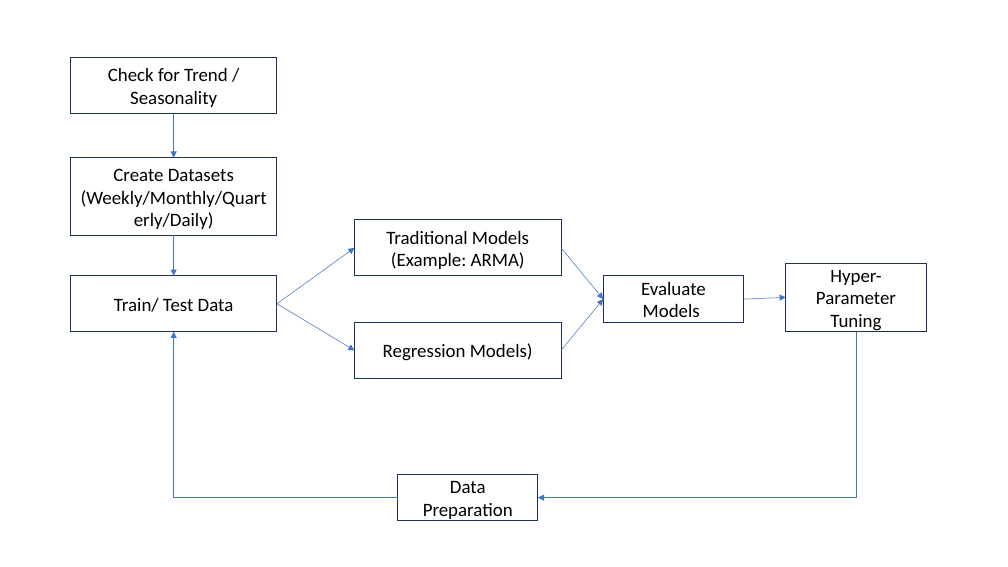
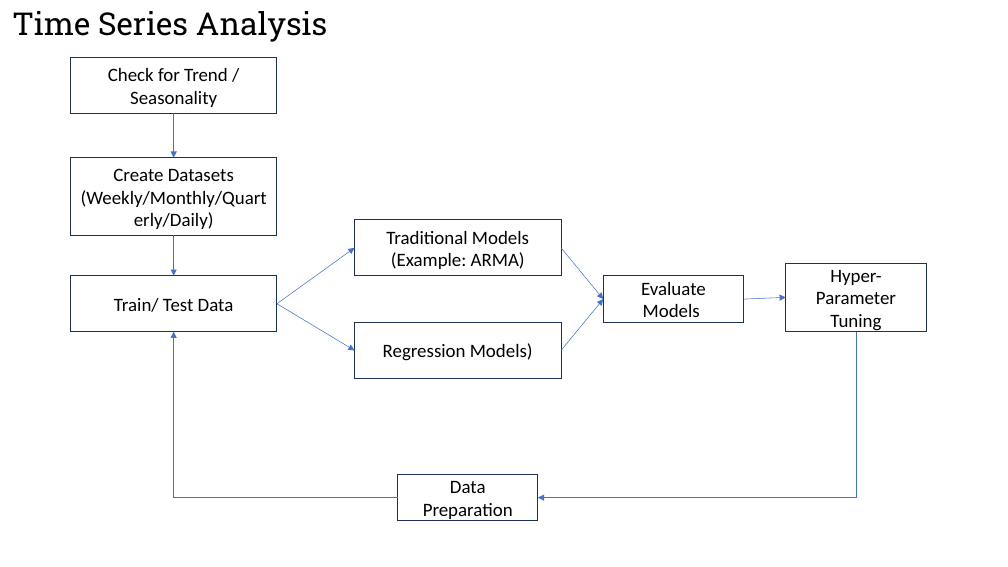
Before and after one commit to raku43/MScDACapstone, a slide deck: slide 10 of PPT_Msc_Capstone.pptx (slide 6 before the commit). Drawn at 1008x567 pixels with LibreOffice and Linux fonts; fonts in the diff are those of the drawing. Boxes give left, top, right and bottom in pixels: in the first picture for what was removed or moved away, otherwise in the second. Text is boxed around its words. In the diff, an @@ line names an element or a change of style, - is before the commit and + after.

```diff
--- a/PPT_Msc_Capstone.pptx
+++ b/PPT_Msc_Capstone.pptx
@@ text added at bbox=[12, 11, 327, 42], 30 pt, text #000000 @@
+Time Series Analysis
```
Also in this commit, not shown: 5 other slides changed, 4 slides added.
